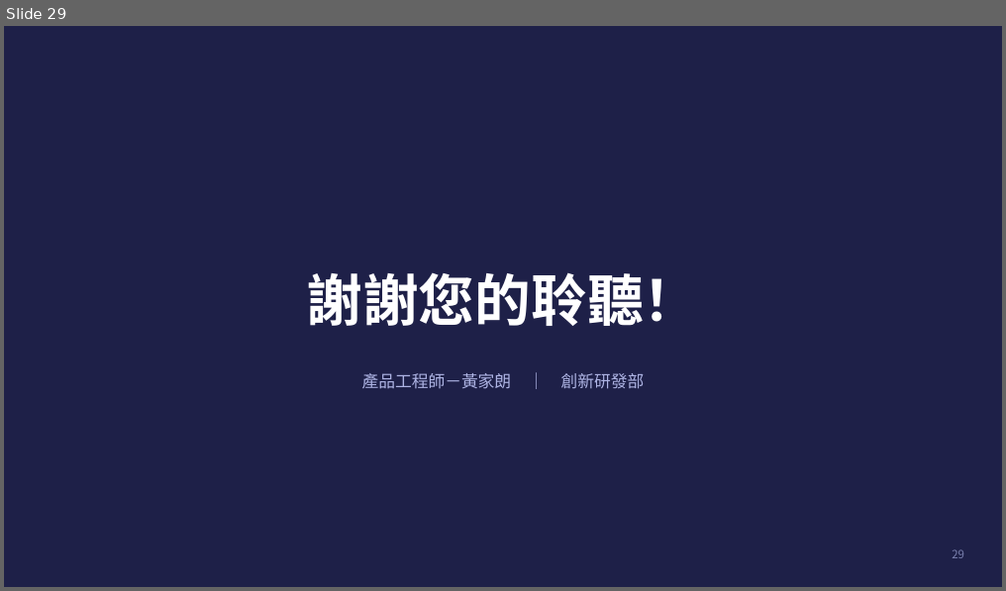
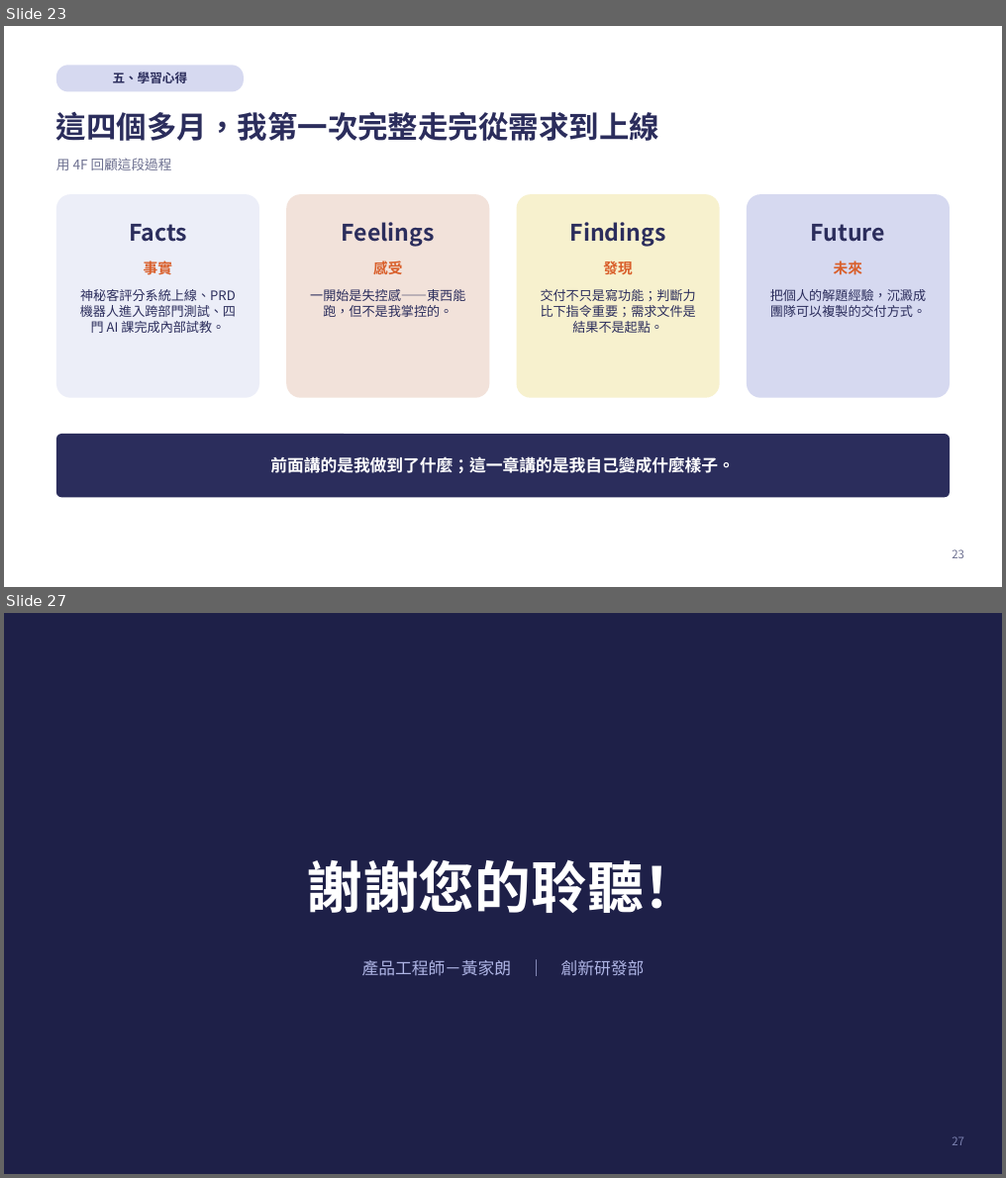
Before and after one commit to kirihuang-bit/freshman-report, a slide deck: 黃家朗新人報告.pptx. Shown one above the other, each under a label of ours: slide 29 before the commit, slides 23 and 27 after it; the slides between them are not shown. The pictures are 1006x591 and 1006x1178 pixels, drawn with LibreOffice and Linux fonts; fonts in the diff are those of the drawing. Boxes give left, top, right and bottom in pixels: in the first picture for what was removed or moved away, otherwise in the second. Text is boxed around its words. In the diff, an @@ line names an element or a change of style, - is before the commit and + after.

```diff
--- a/黃家朗新人報告.pptx
+++ b/黃家朗新人報告.pptx
@@ slide 23 added at <box>4,26,1002,587</box>, background #FFFFFF @@
@@ rounded rectangle added at <box>56,65,244,92</box>, fill #D6D9F0, 12 pt, text #2B2D5C, bold @@
+五、學習心得
@@ text added at <box>56,112,659,141</box>, 29 pt, text #2B2D5C, bold @@
+這四個多月，我第一次完整走完從需求到上線
@@ text added at <box>56,158,172,171</box>, 13 pt, text #6E7191 @@
+用 4F 回顧這段過程
@@ rounded rectangle added at <box>56,194,259,398</box>, fill #ECEEF8 @@
@@ rounded rectangle added at <box>286,194,489,398</box>, fill #F2E2DA @@
@@ rounded rectangle added at <box>517,194,720,398</box>, fill #F7F1CE @@
@@ rounded rectangle added at <box>746,194,949,398</box>, fill #D6D9F0 @@
@@ text added at <box>129,224,187,242</box>, 22 pt, text #2B2D5C, bold @@
+Facts
@@ text added at <box>342,222,435,247</box>, 22 pt, text #2B2D5C, bold @@
+Feelings
@@ text added at <box>570,222,666,247</box>, 22 pt, text #2B2D5C, bold @@
+Findings
@@ text added at <box>811,224,885,242</box>, 22 pt, text #2B2D5C, bold @@
+Future
@@ text added at <box>144,260,172,278</box>, 14 pt, text #D95F2B, bold @@
+事實
@@ text added at <box>373,260,402,278</box>, 14 pt, text #D95F2B, bold @@
+感受
@@ text added at <box>603,262,632,274</box>, 14 pt, text #D95F2B, bold @@
+發現
@@ text added at <box>834,261,862,275</box>, 14 pt, text #D95F2B, bold @@
+未來
@@ text added at <box>80,289,236,333</box>, 12.5 pt, text #2B2D5C @@
+神秘客評分系統上線、PRD 機器人進入跨部門測試、四門 AI 課完成內部試教。
@@ text added at <box>310,289,465,317</box>, 12.5 pt, text #2B2D5C @@
+一開始是失控感——東西能跑，但不是我掌控的。
@@ text added at <box>541,289,696,333</box>, 12.5 pt, text #2B2D5C @@
+交付不只是寫功能；判斷力比下指令重要；需求文件是結果不是起點。
@@ text added at <box>770,289,926,317</box>, 12.5 pt, text #2B2D5C @@
+把個人的解題經驗，沉澱成團隊可以複製的交付方式。
@@ rounded rectangle added at <box>56,434,949,497</box>, fill #2B2D5C, 16 pt, text #FFFFFF, bold @@
+前面講的是我做到了什麼；這一章講的是我自己變成什麼樣子。
@@ page number added at <box>951,550,964,559</box>, 11 pt, text #6E7191 @@
+23
@@ what was slide 29 is now slide 27 @@
@@ page number at <box>951,1137,964,1146</box>: text changed @@
-29
+27
```
Also in this commit, not shown: 3 slides changed, 2 other slides added, 5 slides removed, 1 other file.
